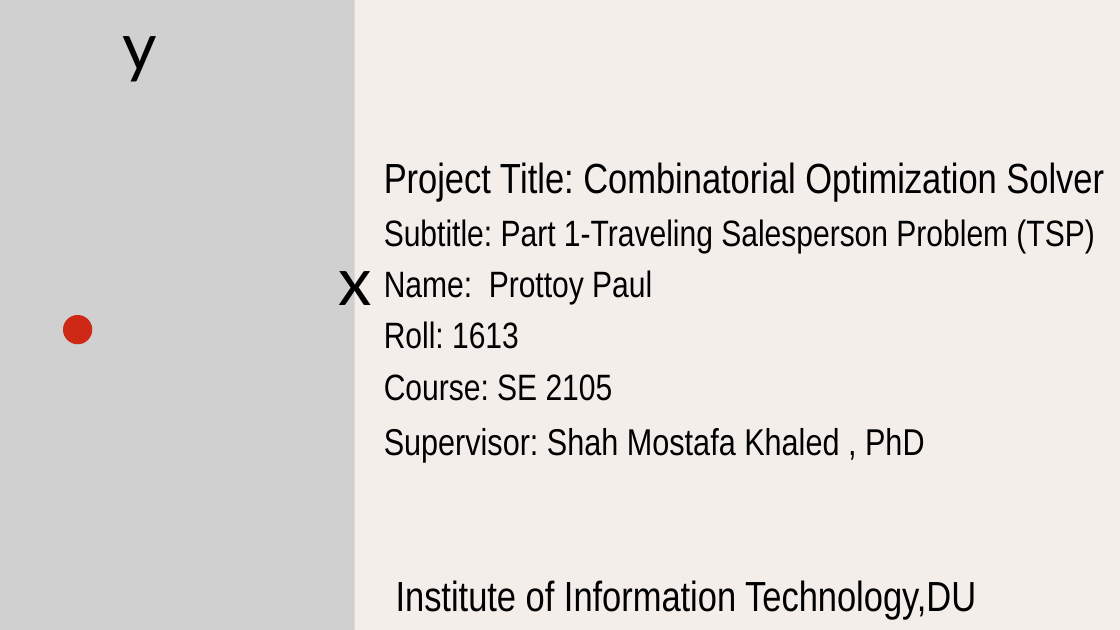
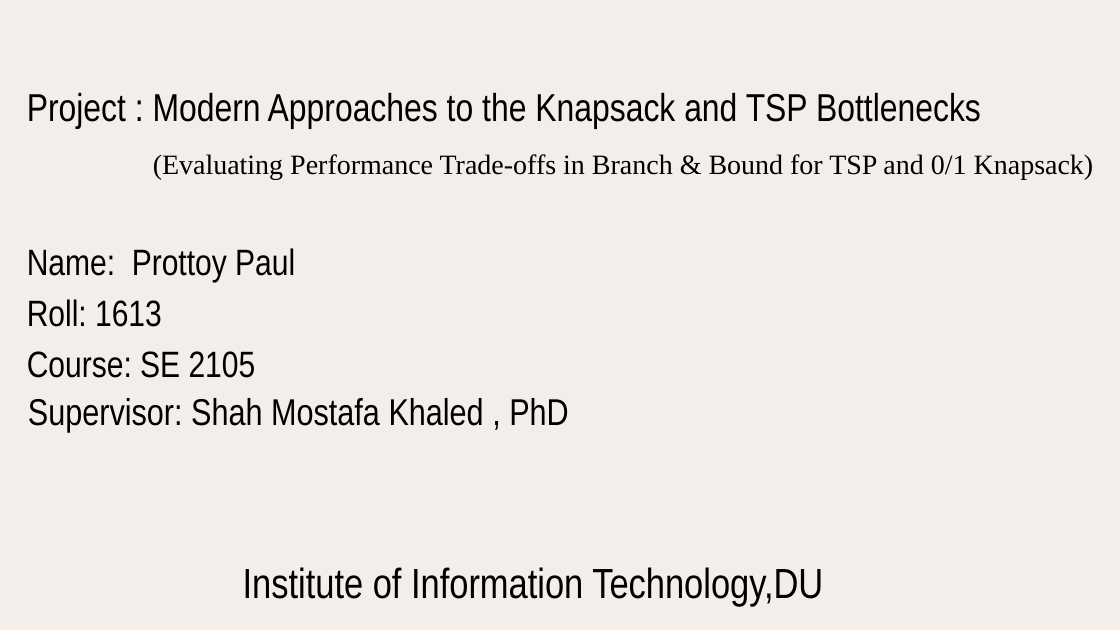
Before and after one commit to Prottoypaul007/SPL-01, a slide deck: slide 1 of resources and slides/SPL-01 presentation.pptx. Drawn at 1120x630 pixels with LibreOffice and Linux fonts; fonts in the diff are those of the drawing; grey boxes stand for pictures. Boxes give left, top, right and bottom in pixels: in the first picture for what was removed or moved away, otherwise in the second. Text is boxed around its words. In the diff, an @@ line names an element or a change of style, - is before the commit and + after.

```diff
--- a/resources and slides/SPL-01 presentation.pptx
+++ b/resources and slides/SPL-01 presentation.pptx
@@ picture removed at (0, 0, 354, 630) @@
@@ text removed at (122, 36, 156, 82) @@
-y
@@ text "Project : Modern Approaches to ...": place and size @@
-text "Project : Modern Approaches to ..." at (384, 162, 1104, 401)
+text "Project : Modern Approaches to ..." at (27, 92, 1094, 378)
@@ text at (27, 92, 1094, 180): text changed; size 47 to 36 pt; font Arial Narrow to Times New Roman @@
-Project Title: Combinatorial Optimization Solver
-Subtitle: Part 1-Traveling Salesperson Problem (TSP)
+Project : Modern Approaches to the Knapsack and TSP Bottlenecks
+(Evaluating Performance Trade-offs in Branch & Bound for TSP and 0/1 Knapsack)
@@ picture removed at (167, 115, 310, 253) @@
@@ text removed at (339, 271, 372, 305) @@
-x
@@ freeform shape removed at (63, 315, 92, 344) @@
@@ text "Supervisor: Shah Mostafa Khaled , ...": place and size @@
-text "Supervisor: Shah Mostafa Khaled , ..." at (384, 428, 924, 462)
+text "Supervisor: Shah Mostafa Khaled , ..." at (28, 398, 568, 432)
@@ picture removed at (175, 394, 302, 528) @@
@@ text "Institute of Information Technology,DU": place and size @@
-text "Institute of Information Technology,DU" at (396, 580, 976, 619)
+text "Institute of Information Technology,DU" at (243, 567, 823, 607)
```
Also in this commit, not shown: 1 other slide changed, 11 slides added, 9 slides removed, 28 other files.
